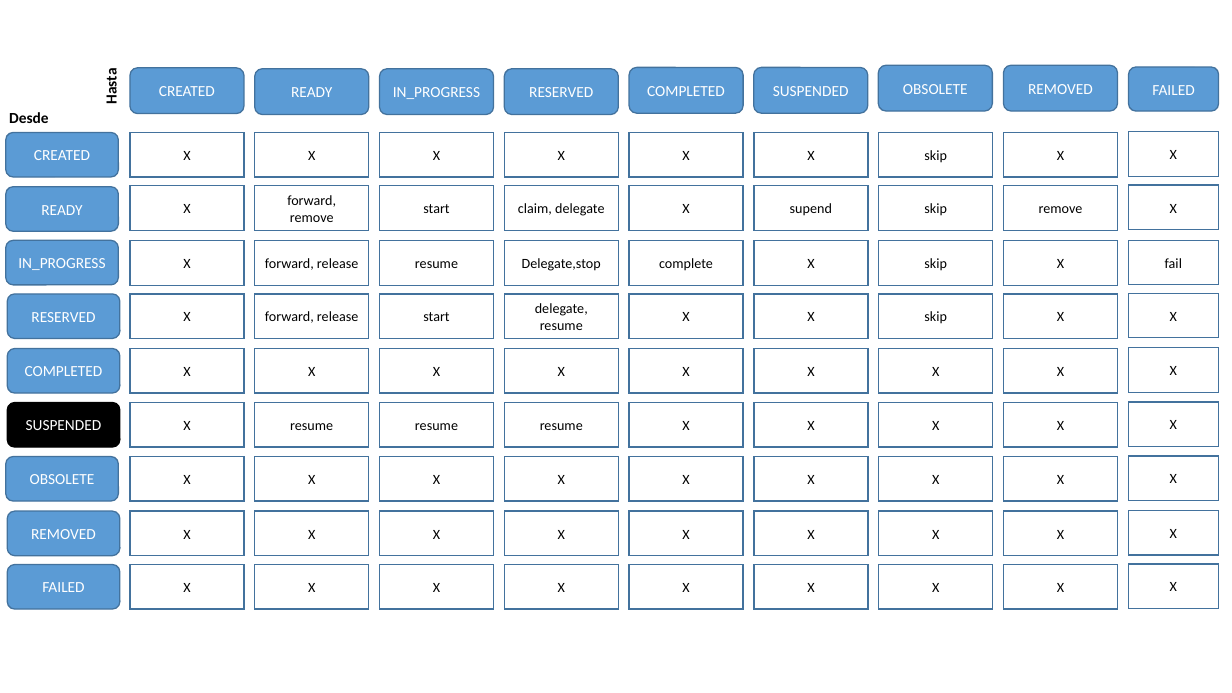
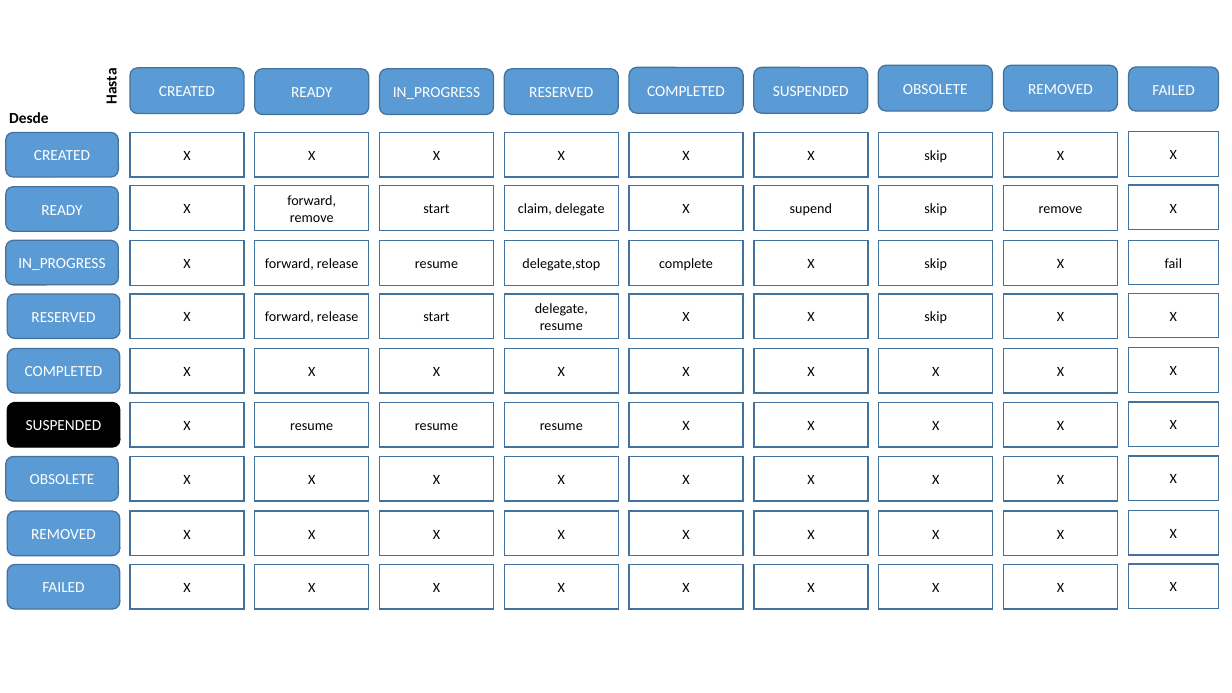
Before and after one commit to upcevo201402/bpm-btm, a slide deck: slide 1 of Diseno/Modelo_Estado_Tareas.pptx. Drawn at 1232x693 pixels with LibreOffice and Linux fonts; fonts in the diff are those of the drawing. Boxes give left, top, right and bottom in pixels: in the first picture for what was removed or moved away, otherwise in the second. Text is boxed around its words. In the diff, an @@ line names an element or a change of style, - is before the commit and + after.

```diff
--- a/Diseno/Modelo_Estado_Tareas.pptx
+++ b/Diseno/Modelo_Estado_Tareas.pptx
@@ text in rectangle at <box>522,258,600,271</box>: text changed @@
-Delegate,stop
+delegate,stop
```
Also in this commit, not shown: 1 slide added.
